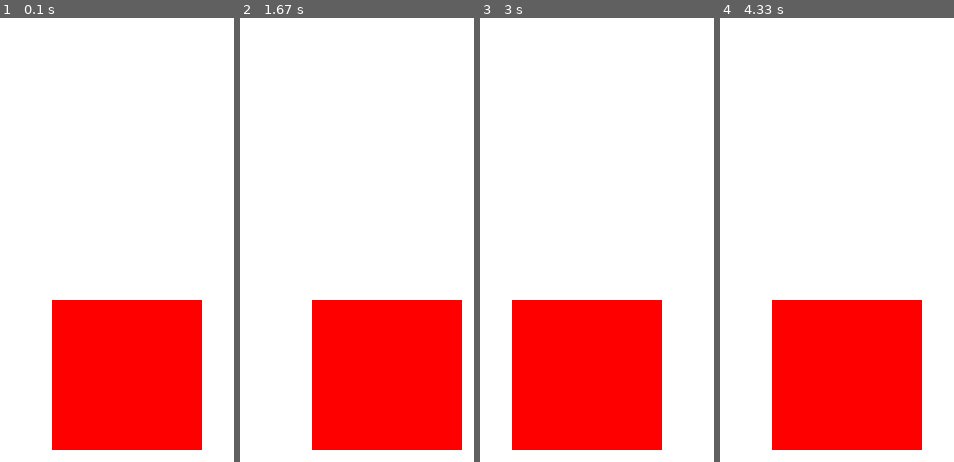
Above: before the commit, frames 1-4 (left to right).
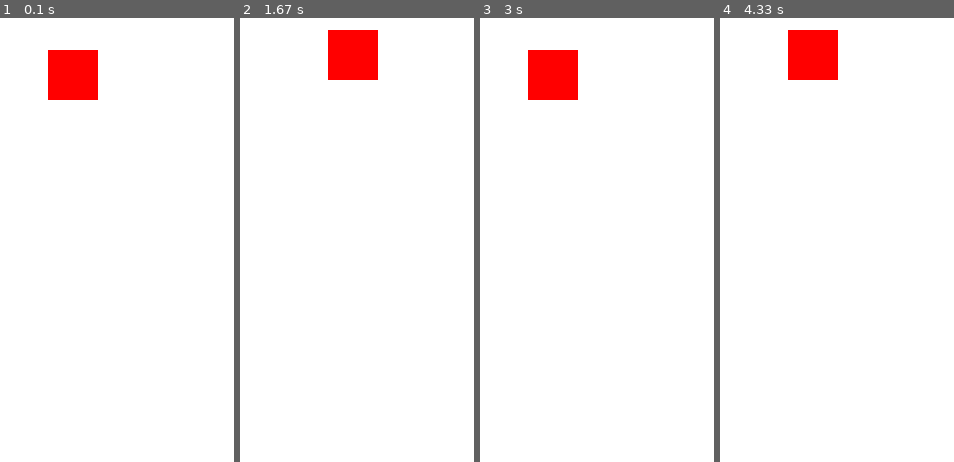
Above: after the commit, the same moments.

Repository: UCHMS19-20/final-project-maze-game
Game: pygame game, started from sample-codes.py
The game is run twice, just before and just after one commit, with the same random seed, the same clock (stepped at 60 frames per second) and the same inputs.
Inputs:
- Up to frame 1 (0.1 s): no input
- Up to frame 2 (1.67 s): tap Enter at 0.33 s; hold Right 0.67-1.13 s; hold Up 1.17-1.52 s; hold Right from 1.55 s (still down)
- Up to frame 3 (3 s): release Right at 2.02 s; hold Left 2.05-2.58 s; hold Down 2.62-2.93 s; hold Left from 2.97 s (still down)
- Up to frame 4 (4.33 s): release Left at 3.37 s; hold Up 3.4-3.77 s; hold Right from 3.8 s (still down)

The runs differ from the first frame. In frame 1, 24% of the frame differs, in the area x 20-87%, y 7-98%; in frame 2, 24%; in frame 3, 24%; in frame 4, 24%.

Commit message:
added up down to sample

Diff:
--- a/sample-codes.py
+++ b/sample-codes.py
@@ -319,8 +319,8 @@
 red = pygame.Color(255,0,0)
 
 #creates variables for player position
-player_x = 262.5
-player_y = 275
+player_x = 260
+player_y = 150
 
 # Main loop, game goes inside this loop
 while True:
@@ -338,17 +338,21 @@
                 player_x -= 10
                 # screen.blit(player, (player_x, player_y))
             #is the key being pressed yhe right arrow
-            elif event.key == pygame.K_UP:
+            elif event.key == pygame.K_RIGHT:
                 #if so move the x position to the right
                 player_x += 10
                 # screen.blit(player, (player_x, player_y))
+            elif event.key == pygame.K_UP:
+                player_y -= 10
+            elif event.key == pygame.K_DOWN:
+                player_y += 10
 
         #makes the display screen white
         screen.fill(white)
         pygame.display.flip()
 
         #draws the rectangle which the player can move
-        pygame.draw.rect(screen, red, (player_x, player_y, 75, 75))
+        pygame.draw.rect(screen, red, (player_x, player_y, 25, 25))
 
         #redraws the entire screen
         pygame.display.update()
